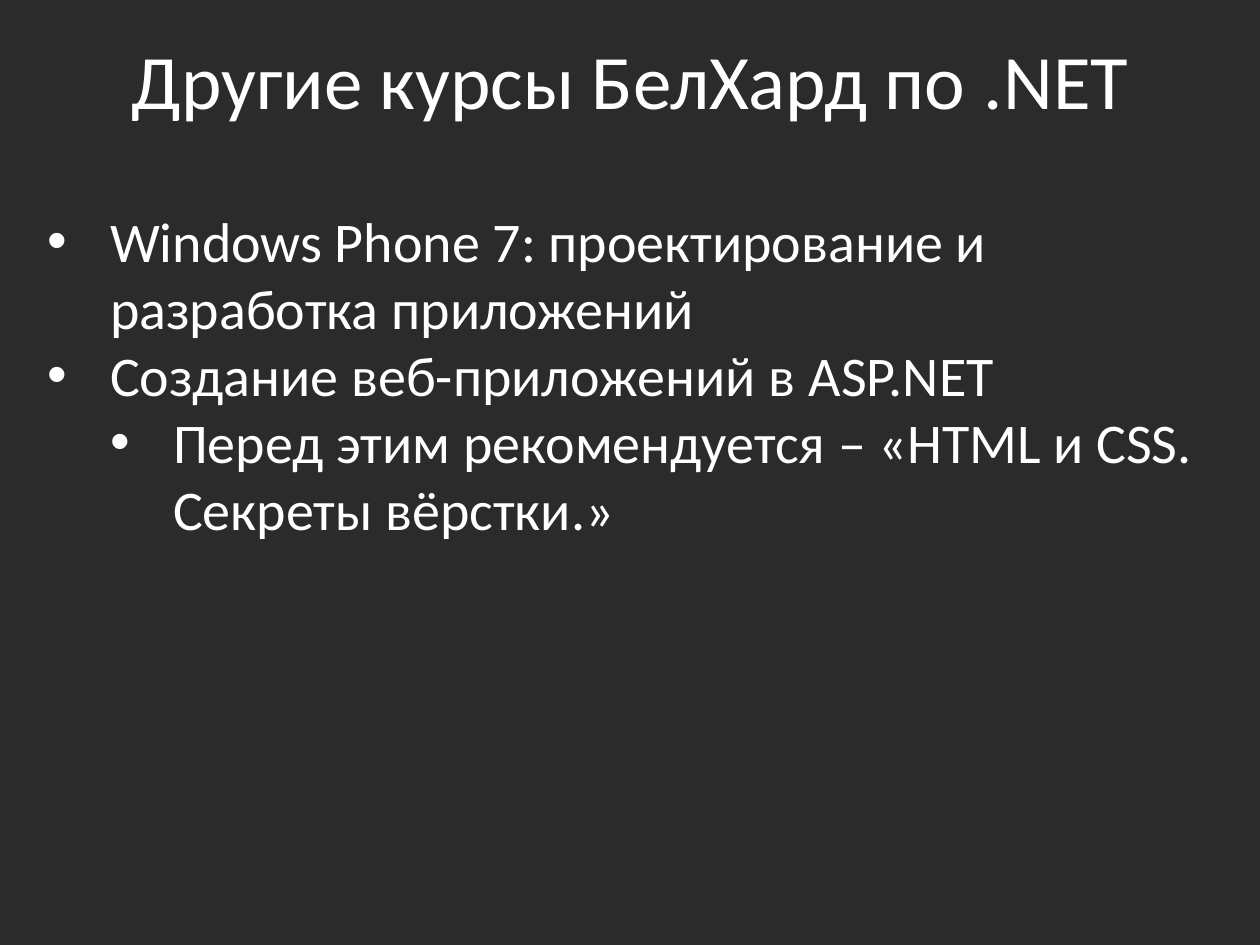
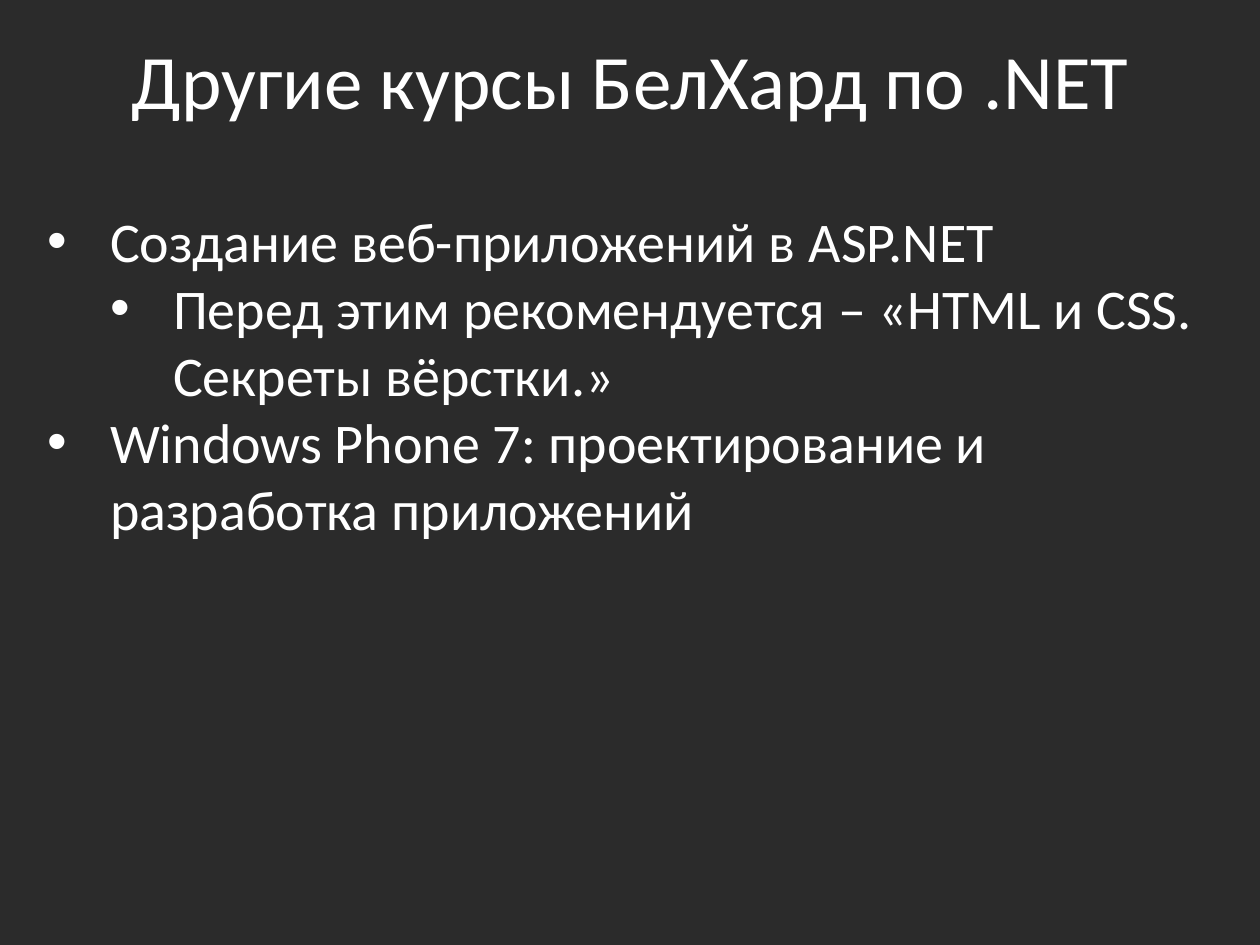
Before and after one commit to bazile/Training, a slide deck: slide 2 of Presentation/that-is-all-folks.pptx. Drawn at 1260x945 pixels with LibreOffice and Linux fonts; fonts in the diff are those of the drawing; background and template pictures are left out; a plain dark background stands for a picture behind light text. Boxes give left, top, right and bottom in pixels: in the first picture for what was removed or moved away, otherwise in the second. Text is boxed around its words. In the diff, an @@ line names an element or a change of style, - is before the commit and + after.

```diff
--- a/Presentation/that-is-all-folks.pptx
+++ b/Presentation/that-is-all-folks.pptx
@@ text at (110, 223, 986, 338): paragraph removed @@
-• Windows Phone 7: проектирование и разработка приложений
@@ text at (110, 424, 986, 539): paragraph added @@
+• Windows Phone 7: проектирование и разработка приложений
```
Also in this commit, not shown: 5 slides added, 5 other files.
